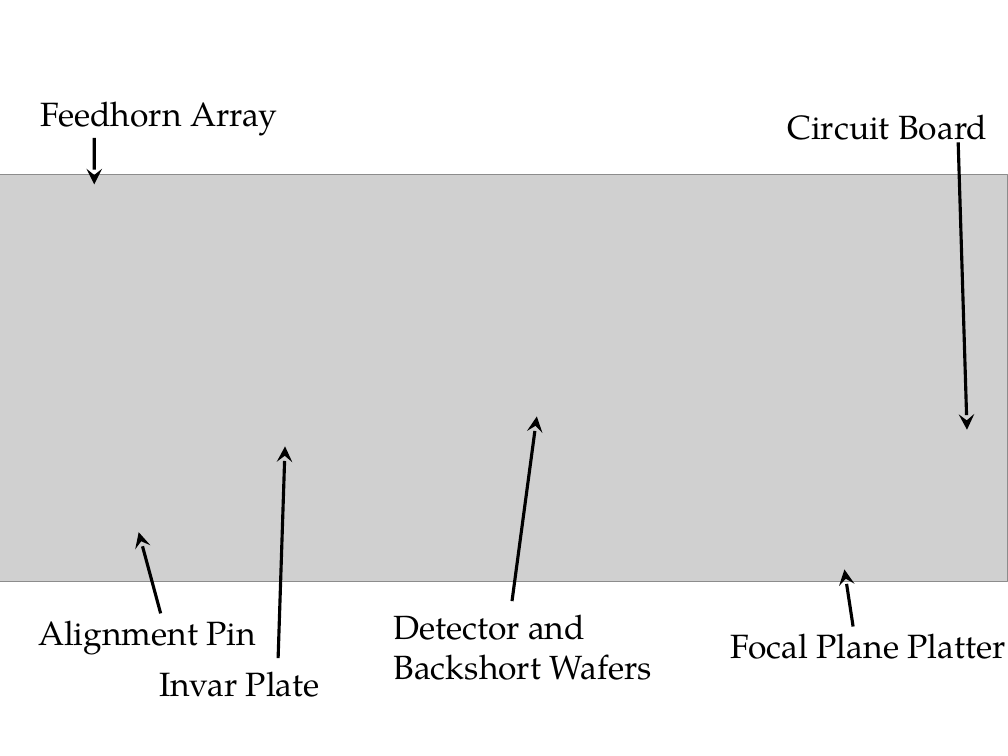
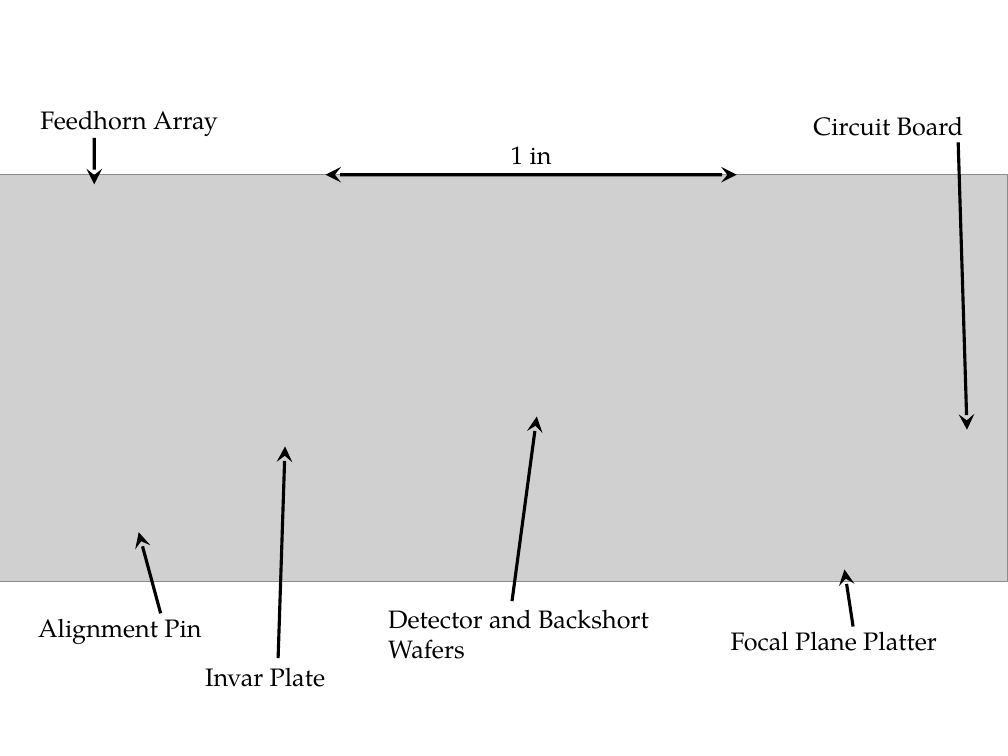
Before and after one commit to danbek/thesis, a slide deck: slide 4 of support/thesis-drawings.pptx. Drawn at 1008x756 pixels with LibreOffice and Linux fonts; fonts in the diff are those of the drawing; grey boxes stand for pictures. Boxes give left, top, right and bottom in pixels: in the first picture for what was removed or moved away, otherwise in the second. Text is boxed around its words. In the diff, an @@ line names an element or a change of style, - is before the commit and + after.

Commit message:
Overview schematic of focal plane

```diff
--- a/support/thesis-drawings.pptx
+++ b/support/thesis-drawings.pptx
@@ text "Feedhorn Array": place and size @@
-text "Feedhorn Array" at <box>40,101,277,140</box>
+text "Feedhorn Array" at <box>40,110,218,139</box>
@@ text "Circuit Board": place and size @@
-text "Circuit Board" at <box>787,114,987,153</box>
+text "Circuit Board" at <box>813,116,964,145</box>
@@ text added at <box>511,146,552,174</box>, 18 pt, text #000000 @@
+1 in
@@ double arrow added from (326, 174) to (737, 174), #000000 2.25 pt @@
@@ size 24 to 18 pt in 6 elements at <box>731,624,937,651</box>, <box>38,618,201,644</box>, <box>40,110,218,139</box>, <box>388,601,649,659</box>, <box>813,116,964,145</box>, <box>205,668,325,687</box> @@
@@ text "Invar Plate": place and size @@
-text "Invar Plate" at <box>160,671,320,697</box>
+text "Invar Plate" at <box>205,668,325,687</box>
```
Also in this commit, not shown: 1 slide added, 3 other files.
